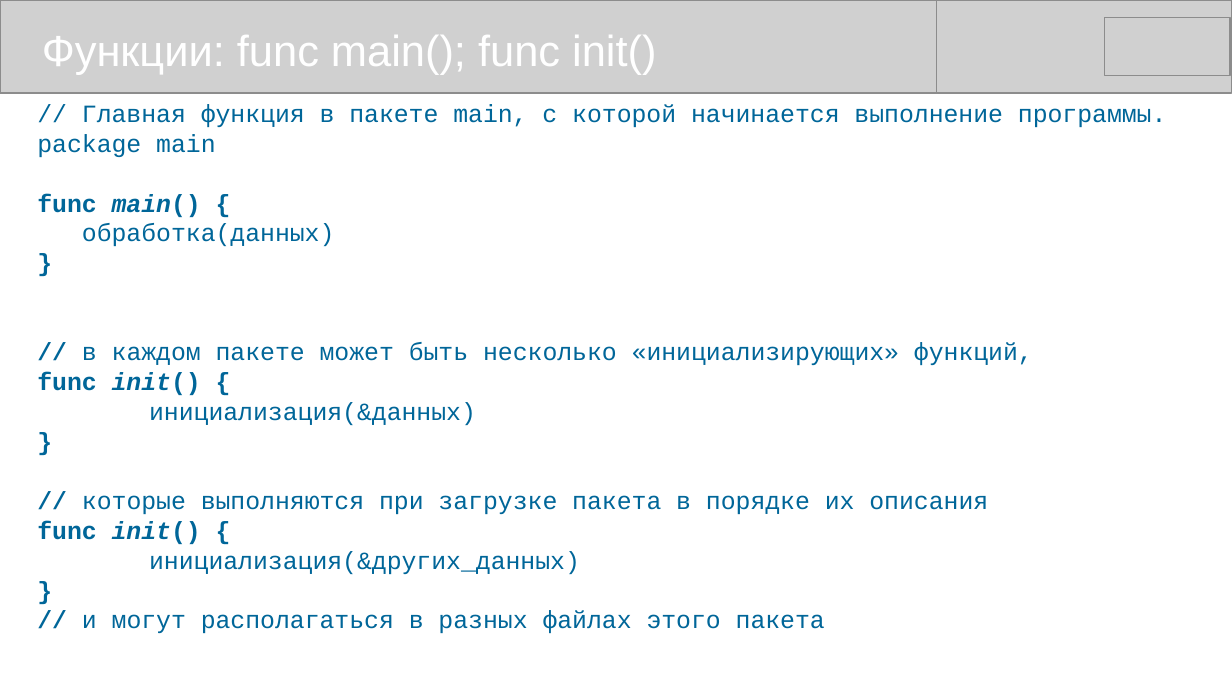
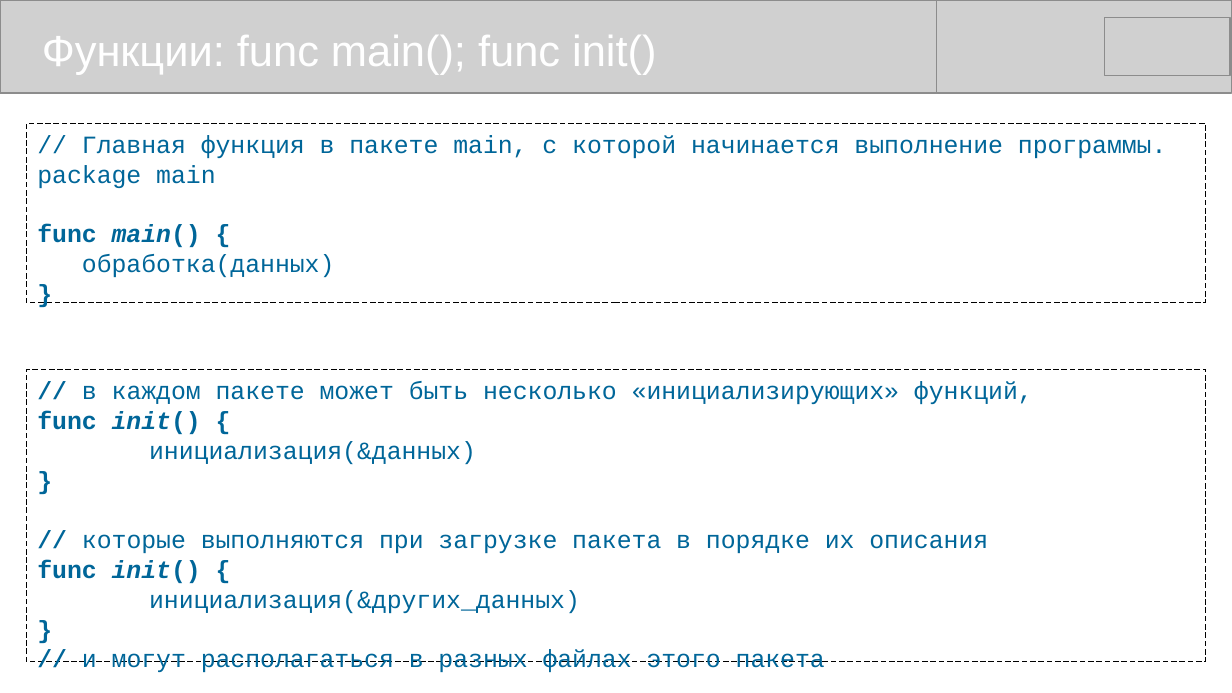
Before and after one commit to mike-shock/Go_language, a slide deck: slide 21 of Go_Preview.odp. Drawn at 1232x693 pixels with LibreOffice and Linux fonts; fonts in the diff are those of the drawing; grey boxes stand for pictures. Boxes give left, top, right and bottom in pixels: in the first picture for what was removed or moved away, otherwise in the second. Text is boxed around its words. In the diff, an @@ line names an element or a change of style, - is before the commit and + after.

```diff
--- a/Go_Preview.odp
+++ b/Go_Preview.odp
@@ text in rectangle at [37,104,1167,246]: paragraphs removed @@
-// Главная функция в пакете main, с которой начинается выполнение программы.
-package main
-func main() {
-обработка(данных)
-}
@@ rectangle added at [27,123,1206,303], outline #000000 0 pt dashed, 16 pt, text #006699 @@
+// Главная функция в пакете main, с которой начинается выполнение программы.
+package main
+func main() {
+обработка(данных)
+}
@@ rectangle "// в каждом пакете может ...": place and size @@
-rectangle "// в каждом пакете может ..." at [37,104,1167,633]
+rectangle "// в каждом пакете может ..." at [27,370,1206,662]
@@ rectangle "// в каждом пакете может ..." at [27,370,1206,662]: outline none to #000000 0 pt dashed @@
```
Also in this commit, not shown: 10 other slides changed, 1 other file.
